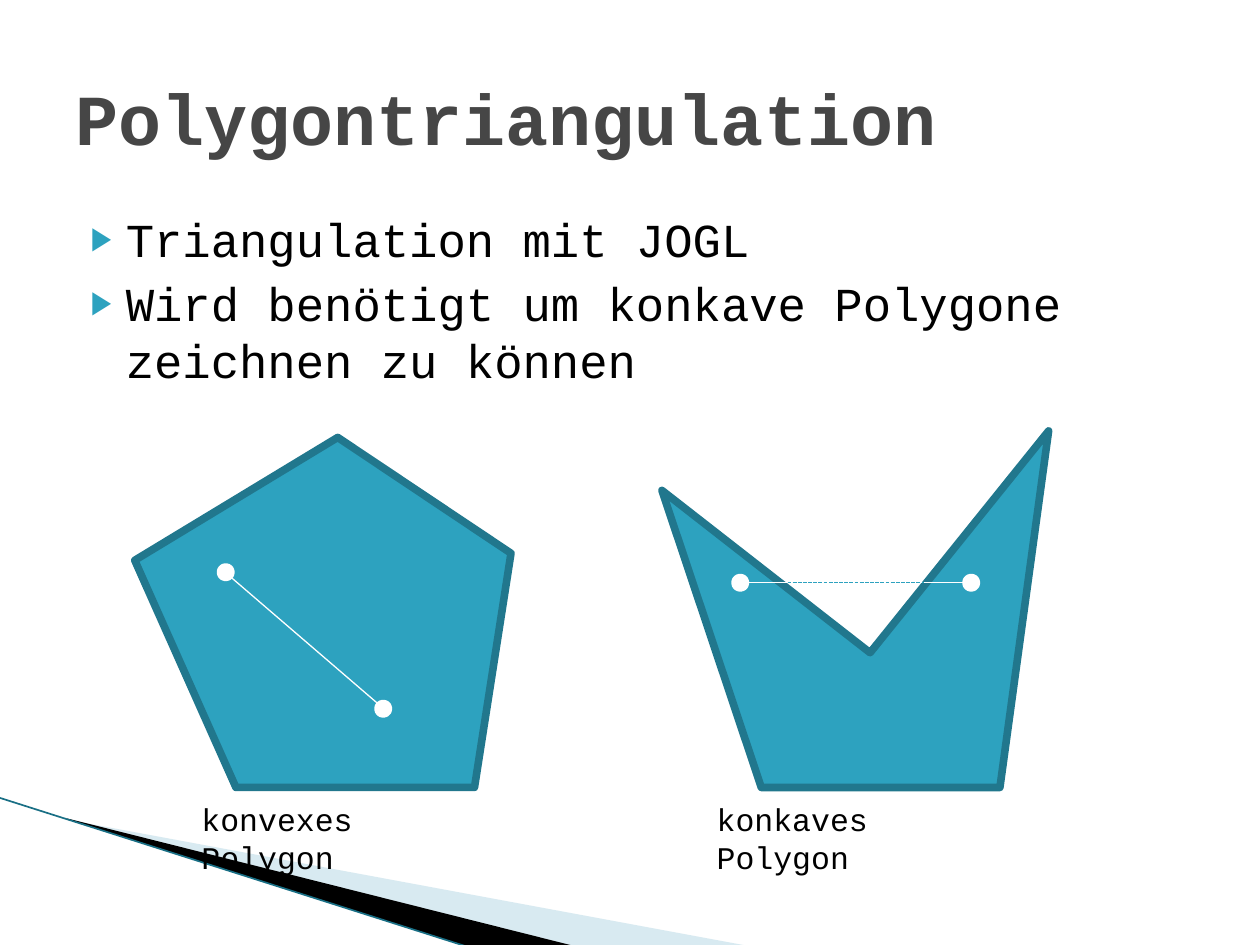
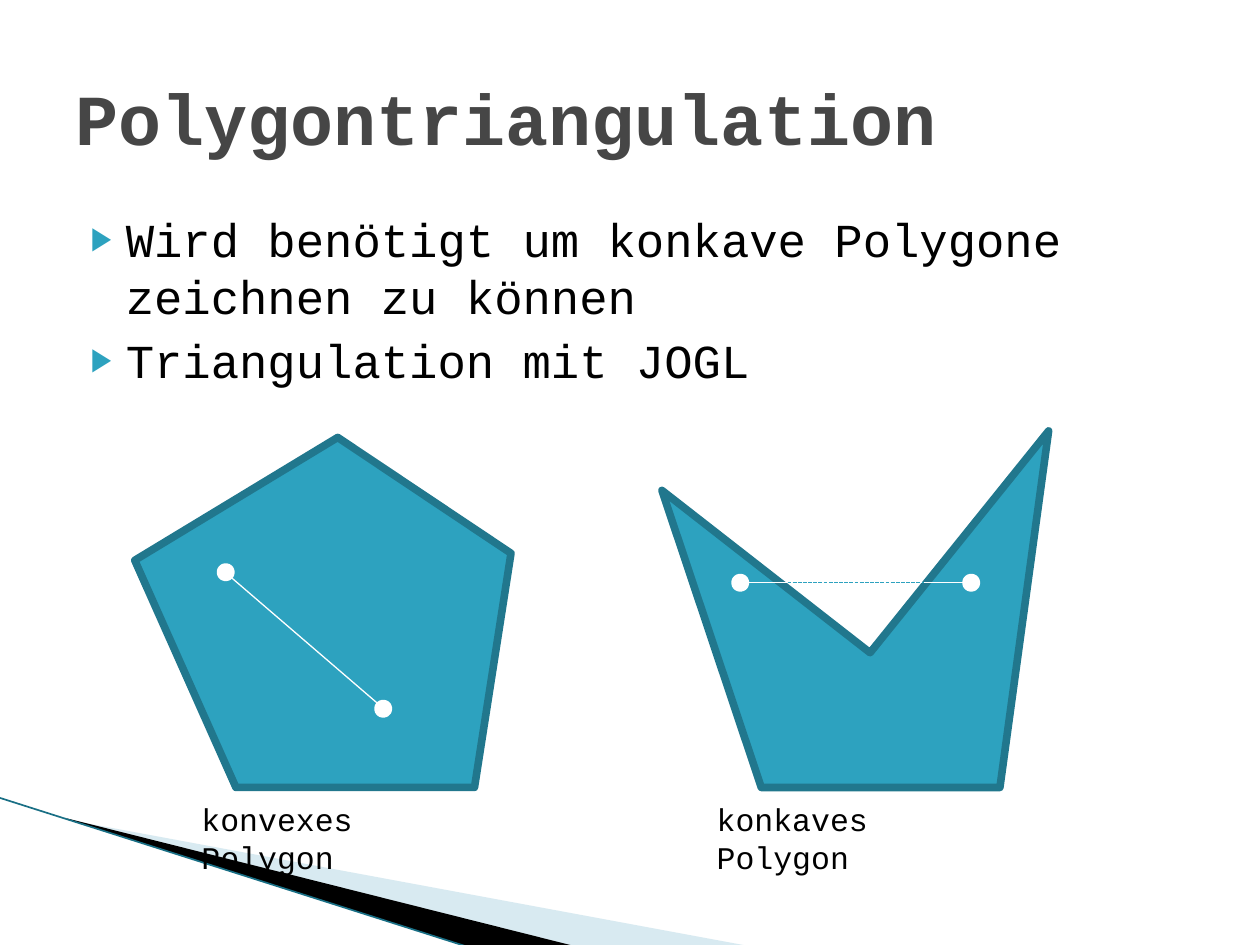
Before and after one commit to hft-swp/stuff, a slide deck: slide 33 of doku/präsentation nicht komplett/vCity-Präsentation.pptx (slide 32 before the commit). Drawn at 1260x945 pixels with LibreOffice and Linux fonts; fonts in the diff are those of the drawing; background and template pictures are left out. Boxes give left, top, right and bottom in pixels: in the first picture for what was removed or moved away, otherwise in the second. Text is boxed around its words. In the diff, an @@ line names an element or a change of style, - is before the commit and + after.

```diff
--- a/doku/präsentation nicht komplett/vCity-Präsentation.pptx
+++ b/doku/präsentation nicht komplett/vCity-Präsentation.pptx
@@ text at (126, 223, 1061, 315): paragraph added @@
+▶ Wird benötigt um konkave Polygone zeichnen zu können
@@ text at (126, 287, 1061, 379): paragraph removed @@
-▶ Wird benötigt um konkave Polygone zeichnen zu können
```
Also in this commit, not shown: 4 other slides changed, 1 slide added.
